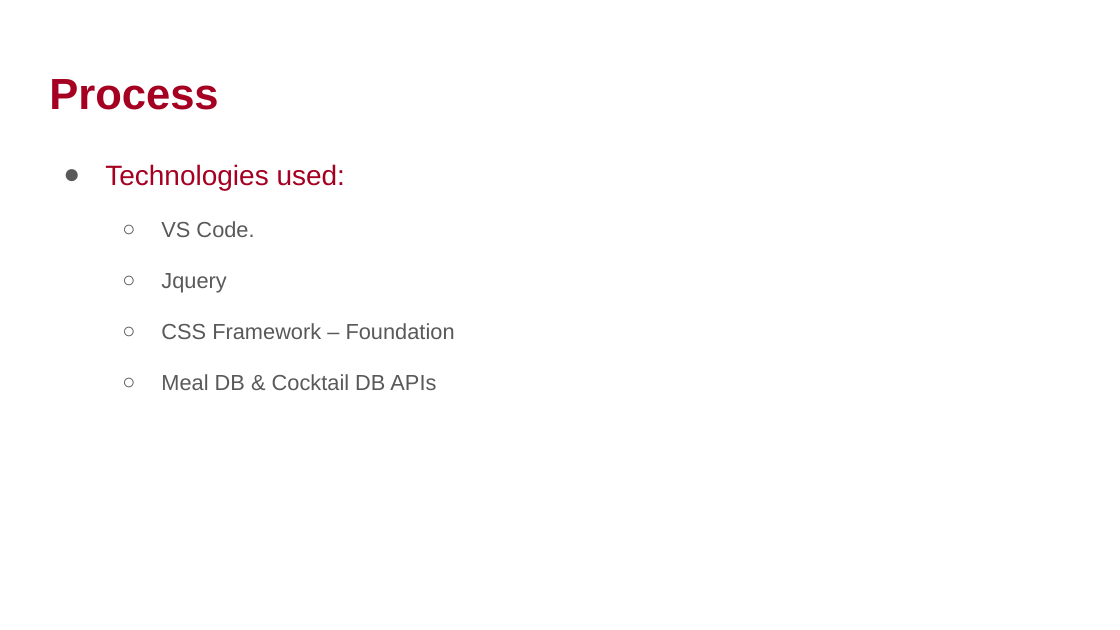
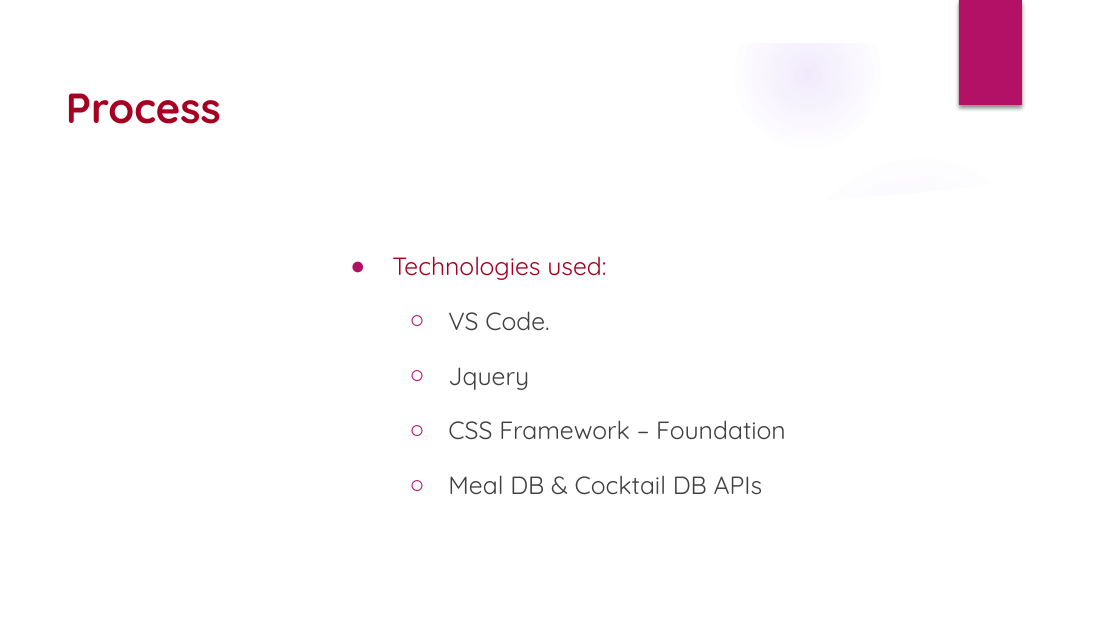
Before and after one commit to gmontano79/mealdecider, a slide deck: slide 5 of assets/documents/PROJECT 1 PRESENTATION.pptx. Drawn at 1120x630 pixels with LibreOffice and Linux fonts; fonts in the diff are those of the drawing; background and template pictures are left out. Boxes give left, top, right and bottom in pixels: in the first picture for what was removed or moved away, otherwise in the second. Text is boxed around its words. In the diff, an @@ line names an element or a change of style, - is before the commit and + after.

```diff
--- a/assets/documents/PROJECT 1 PRESENTATION.pptx
+++ b/assets/documents/PROJECT 1 PRESENTATION.pptx
@@ group added at (0,0,1120,630): 3 ellipses, 2 freeform shapes @@
@@ rectangle added at (959,0,1021,105), fill #B31166 @@
@@ title "Process": place and size @@
-title "Process" at (49,79,218,110)
+title "Process" at (66,93,221,124)
@@ title "Process" at (66,93,221,124): size 28 to 27 pt, font Arial to Quicksand @@
@@ text "Technologies used:": place and size @@
-text "Technologies used:" at (105,164,455,390)
+text "Technologies used:" at (392,256,786,495)
@@ text "Technologies used:" at (392,256,786,495): size 18 to 16 pt in "Technologies used:"; font Arial to Quicksand; size 14 to 16 pt, text colour #595959 to #404040 in "VS Code.", "Jquery", "CSS Framework – Foundation", "Meal DB & Cocktail DB APIs"; line spacing 1.15 to 1; bullet colour #595959 to #B31166 @@
```
Also in this commit, not shown: 7 other slides changed, 1 slide added, 1 slide removed, 2 other files.
